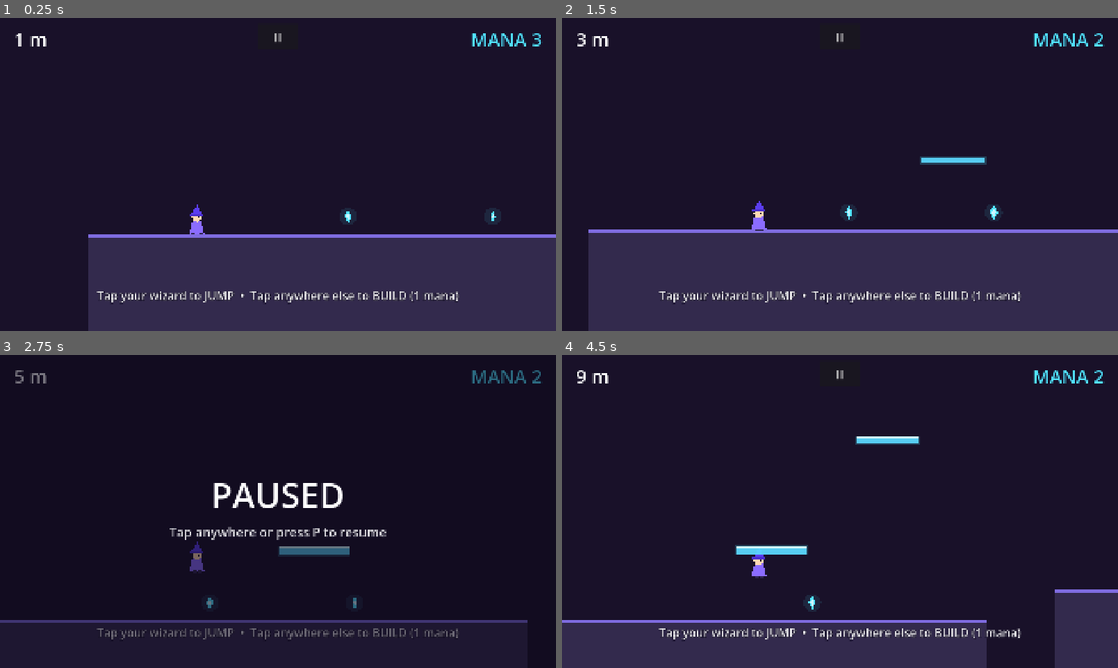
Above: before the commit, frames 1-4 (two rows, left to right).
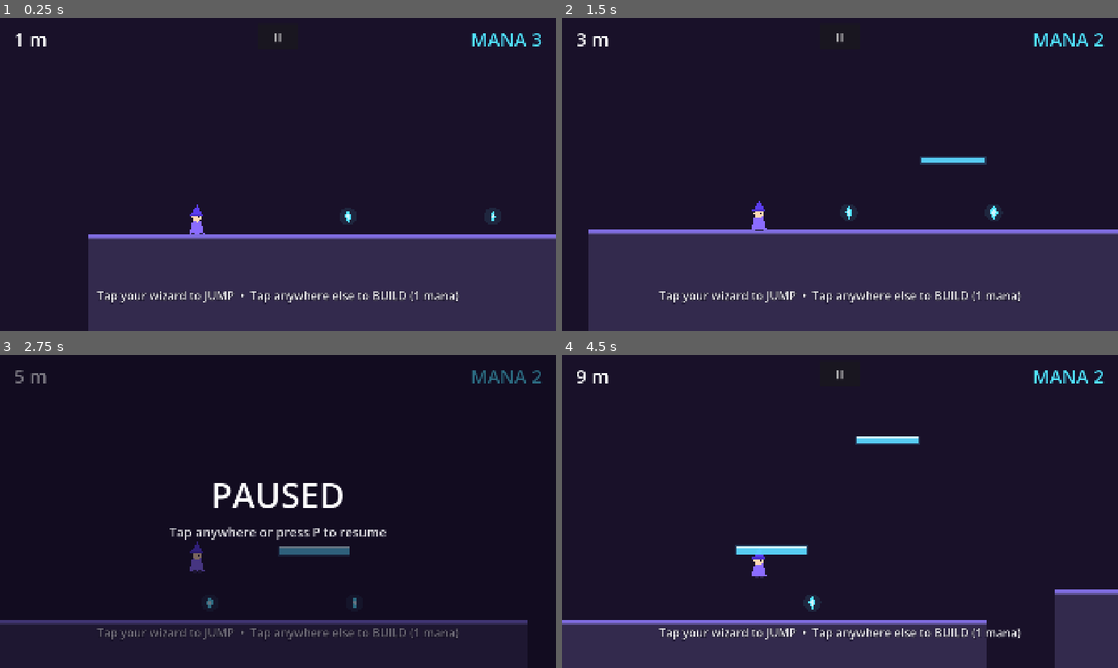
Above: after the commit, the same moments.

Repository: Larper/spellbros_mobile
Game: Godot game, scene res://scenes/main.tscn
Same seed, same stepped clock (60 frames per second), same inputs: the game is played once before the commit and once after it.
Inputs (mouse positions are in pixels of both pictures, inside the frame that each line leads up to):
- Up to frame 1 (0.25 s): no input
- Up to frame 2 (1.5 s): click "II" at 0.5 s; tap Enter at 1.25 s; move the mouse to (962, 158) at 1.27 s; tap P at 1.35 s; click (962, 158) at 1.42 s
- Up to frame 3 (2.75 s): tap Space at 1.52 s; click "II" at 2 s
- Up to frame 4 (4.5 s): tap Enter at 2.75, 4.25 s; move the mouse to (728, 527) at 2.77 s; tap R at 2.85 s; click (728, 527) at 2.92 s; tap Space at 3.02 s; click "II" at 3.5 s; move the mouse to (895, 442) at 4.27 s; tap P at 4.35 s; click (895, 442) at 4.42 s

The runs differ from the first frame. In frame 1, 0.4% of the frame differs, in the area x 15-100%, y 70-71%; in frame 2, 0.4%; in frame 3, 0.6%, in the area x 0-95%, y 85-87%; in frame 4, 0.6%.

Commit message:
Evolving color schemes: seven palettes cycling every 100 m
New GameTheme manager: an ordered list of seven color-theory-grounded
palettes (Twilight Indigo, Forest Dusk, Ember Dusk, Abyssal Teal,
Aurora Night, Rose Dawn, Moonlit Ash), each ~100 m long, cycling
endlessly. Every palette keeps the same value structure -- darkest
background, dark ground mass, bright walkable-edge line, and maximum-
contrast crystals/enemies on well-separated hues -- so gaps, pickups
and threats stay instantly readable in every mood. Transitions blend
in place over 1.6 s (smoothstep, no per-frame allocations); ground
chunks redraw only while colors are moving via a call_group poke.
Each palette also maps to a music mood variant + pitch shade, emitted
through theme_changed and crossfaded by GameAudio. HUD mana readout
and warning flash follow the crystal/enemy colors.

Co-Authored-By: Claude Fable 5 <noreply@anthropic.com>

Diff:
--- a/scripts/built_platform.gd
+++ b/scripts/built_platform.gd
@@ -41,10 +41,13 @@
 
 
 func _draw() -> void:
+	var th := GameTheme.active
 	var s := SIZE * visual_scale
-	# soft glow
-	draw_rect(Rect2(-s * 0.5 - Vector2(5, 5), s + Vector2(10, 10)), Color(0.32, 0.9, 1.0, 0.22))
+	# soft magic aura in the theme's second accent
+	draw_rect(Rect2(-s * 0.5 - Vector2(5, 5), s + Vector2(10, 10)),
+			Color(th.color(GameTheme.C_ACCENT2), 0.22))
 	# body
-	draw_rect(Rect2(-s * 0.5, s), Color(0.36, 0.85, 1.0, 0.92))
+	draw_rect(Rect2(-s * 0.5, s), Color(th.color(GameTheme.C_PLATFORM), 0.92))
 	# bright top edge
-	draw_rect(Rect2(-s.x * 0.5, -s.y * 0.5, s.x, 5.0 * visual_scale), Color(0.85, 1.0, 1.0, 0.95))
+	draw_rect(Rect2(-s.x * 0.5, -s.y * 0.5, s.x, 5.0 * visual_scale),
+			Color(th.color(GameTheme.C_PLATFORM_EDGE), 0.95))
--- /dev/null
+++ b/scripts/game_theme.gd
@@ -0,0 +1,251 @@
+class_name GameTheme
+extends Node
+
+## Distance-driven color scheme manager. Every METERS_PER_THEME meters the
+## world advances to the next palette in an endless cycle; colors blend
+## smoothly over TRANSITION_TIME so there is never a hard pop.
+##
+## Shared value structure across EVERY palette (readability contract):
+##   - background is always the darkest thing on screen (V ~= 0.08-0.12)
+##   - ground fill sits just above it (V ~= 0.15-0.25), same hue family as
+##     the background so terrain silhouettes (and therefore GAPS) read as
+##     one dark mass against the even-darker sky
+##   - ground edge is a bright hue-mate (V ~= 0.75+) tracing every walkable
+##     surface, so landing spots are legible at speed
+##   - crystals and enemies are the most saturated, brightest marks in the
+##     scene, on hues far apart from each other AND from the ground edge,
+##     so "collect me" vs "avoid me" never needs a second glance
+##   - the wizard's violet robe + skin-tone head are deliberately NOT themed:
+##     a constant, bright identity color that pops on every dark background
+##
+## Drawing scripts read colors each frame via GameTheme.active.color(i).
+## No per-frame allocations: colors are blended in place inside
+## pre-allocated PackedColorArrays.
+
+signal theme_changed(index: int, music_variant: int, music_pitch: float)
+
+enum {
+	C_BG,             # clear color / sky
+	C_GROUND,         # ground slab fill
+	C_GROUND_EDGE,    # bright walkable-surface top line
+	C_CRYSTAL,        # mana crystal body (also HUD mana color)
+	C_CRYSTAL_CORE,   # inner sparkle of the crystal
+	C_ENEMY,          # spike blob body
+	C_ENEMY_SPIKE,    # spike blob spikes (darker shade of body)
+	C_PLATFORM,       # built light-bridge body
+	C_PLATFORM_EDGE,  # bright top line of the light-bridge
+	C_ACCENT,         # secondary ground strata line (depth cue)
+	C_ACCENT2,        # magic aura: built-platform glow
+	C_COUNT,
+}
+
+const METERS_PER_THEME := 100.0
+const TRANSITION_TIME := 1.6  # seconds of smooth blend on theme change
+
+static var active: GameTheme
+
+var palettes: Array[PackedColorArray] = []
+var palette_names := PackedStringArray()
+var palette_music := PackedInt32Array()    # music variant index per palette
+var palette_pitch := PackedFloat32Array()  # music pitch_scale per palette
+
+var current_index := 0
+var blend := 1.0     # 0..1 progress of the current transition (1 = settled)
+var dirty := false   # true on frames where colors were rewritten
+
+var _from := PackedColorArray()  # snapshot of colors when a transition began
+var _cols := PackedColorArray()  # live blended colors
+
+
+func _init() -> void:
+	_build_palettes()
+	_cols = palettes[0].duplicate()
+	_from = palettes[0].duplicate()
+	active = self
+
+
+func color(i: int) -> Color:
+	return _cols[i]
+
+
+## Called by Main each physics frame with the current run distance.
+func advance(distance_m: float, delta: float) -> void:
+	dirty = false
+	var target := int(distance_m / METERS_PER_THEME) % palettes.size()
+	if target != current_index:
+		for i in range(C_COUNT):
+			_from[i] = _cols[i]
+		current_index = target
+		blend = 0.0
+		theme_changed.emit(target, palette_music[target], palette_pitch[target])
+	if blend < 1.0:
+		blend = minf(blend + delta / TRANSITION_TIME, 1.0)
+		var t := blend * blend * (3.0 - 2.0 * blend)  # smoothstep ease
+		var to := palettes[current_index]
+		for i in range(C_COUNT):
+			_cols[i] = _from[i].lerp(to[i], t)
+		dirty = true
+		RenderingServer.set_default_clear_color(_cols[C_BG])
+		# Ground chunks only redraw while colors are actually moving;
+		# everything else already queue_redraws every frame.
+		get_tree().call_group("theme_redraw", "queue_redraw")
+
+
+func _add_palette(pal_name: String, music_variant: int, music_pitch: float,
+		cols: Array) -> void:
+	var p := PackedColorArray()
+	p.resize(C_COUNT)
+	for i in range(C_COUNT):
+		p[i] = cols[i]
+	palettes.append(p)
+	palette_names.append(pal_name)
+	palette_music.append(music_variant)
+	palette_pitch.append(music_pitch)
+
+
+## The seven moods, each ~100 m long; a full lap of the cycle is 700 m
+## (nicely past the 470 m void phase, so long runs see every mood).
+func _build_palettes() -> void:
+	# 0 TWILIGHT INDIGO -- analogous indigo->violet base with a cyan
+	# complement. This is the game's original look, kept as the anchor:
+	# violet ground family recedes, cyan crystals sit almost opposite
+	# violet on the wheel so pickups burn through, and the pink enemy is
+	# a warm counterpoint to both. Music: the original wistful A-minor
+	# arpeggio.
+	_add_palette("Twilight Indigo", 0, 1.0, [
+		Color("191129"),  # bg: near-black indigo
+		Color("332a4d"),  # ground: muted violet
+		Color("7f6ce0"),  # edge: luminous periwinkle
+		Color("52e5ff"),  # crystal: electric cyan (complement of violet)
+		Color("ccf6ff"),  # crystal core: icy white-cyan
+		Color("ff5577"),  # enemy: hot pink-red (warm vs the cool field)
+		Color("d63d68"),  # enemy spikes: deeper crimson-pink
+		Color("5cd9ff"),  # platform: conjured cyan light
+		Color("d9fbff"),  # platform edge: near-white cyan
+		Color("9d8cff"),  # accent: soft violet strata
+		Color("52c8ff"),  # accent2: cyan aura
+	])
+
+	# 1 FOREST DUSK -- split-complementary on green: an analogous
+	# green/teal terrain family, with the crystal jumping to warm gold
+	# (yellow sits far from green while feeling like fireflies in a
+	# forest) and the enemy to red-orange, green's direct complement --
+	# the classic "poison berry in foliage" danger read. Saturation on
+	# the big ground areas is kept low so the two warm accents own all
+	# the attention. Music: E-dorian, the "brighter minor" -- calm and
+	# woodsy, on a soft sine arp at a slower 100 bpm.
+	_add_palette("Forest Dusk", 1, 1.0, [
+		Color("0d1a14"),  # bg: black-green
+		Color("22382a"),  # ground: mossy pine
+		Color("6fd08c"),  # edge: fresh leaf green
+		Color("ffd45e"),  # crystal: firefly gold
+		Color("fff0bd"),  # crystal core: pale candlelight
+		Color("ff6b52"),  # enemy: red-orange (complement of green)
+		Color("d94a35"),  # enemy spikes: brick red
+		Color("a8f0c0"),  # platform: pale mint light
+		Color("eafff2"),  # platform edge: white-mint
+		Color("4fa06a"),  # accent: deep leaf strata
+		Color("8ce8a8"),  # accent2: soft green aura
+	])
+
+	# 2 EMBER DUSK -- split-complementary on orange: a warm analogous
+	# sweep (maroon bg -> ember ground -> orange edge) answered by
+	# orange's two split complements: teal crystals (cool water against
+	# fire = maximum pickup pop) and a magenta-violet enemy that reads
+	# alien and hostile amid the warmth. Music: D minor with a raised
+	# leading tone (i-VI-iv-V), a touch faster -- smoldering tension.
+	_add_palette("Ember Dusk", 2, 1.0, [
+		Color("1f0c10"),  # bg: charred maroon
+		Color("452028"),  # ground: dark ember clay
+		Color("ff9350"),  # edge: glowing ember orange
+		Color("3fe8cf"),  # crystal: cool teal (split complement)
+		Color("c9fff4"),  # crystal core: pale seafoam
+		Color("e14dff"),  # enemy: magenta-violet (other split complement)
+		Color("b02fd6"),  # enemy spikes: deep orchid
+		Color("ffc178"),  # platform: warm amber light
+		Color("ffefd6"),  # platform edge: cream
+		Color("c2543a"),  # accent: rust strata
+		Color("ff9e5c"),  # accent2: ember aura
+	])
+
+	# 3 ABYSSAL TEAL -- monochromatic teal with warm complements: the
+	# whole world is one deep-sea hue in four values (a proven scheme for
+	# calm cohesion), which lets the two warm intruders carry all
+	# contrast -- golden crystals (near-complement of teal, like
+	# treasure light) and a coral enemy. Music: the dorian loop pitched
+	# down ~6% -- same calm, but darker and heavier, like pressure at
+	# depth.
+	_add_palette("Abyssal Teal", 1, 0.94, [
+		Color("041518"),  # bg: lightless deep water
+		Color("0e3238"),  # ground: dark teal rock
+		Color("2fd7c0"),  # edge: bioluminescent teal
+		Color("ffd166"),  # crystal: sunken gold
+		Color("ffedbd"),  # crystal core: pale gold
+		Color("ff6b8a"),  # enemy: warm coral
+		Color("e04a6a"),  # enemy spikes: deep coral
+		Color("8ef2ff"),  # platform: pale aqua light
+		Color("e8fdff"),  # platform edge: white-aqua
+		Color("1c6a72"),  # accent: mid-teal strata
+		Color("46e0e8"),  # accent2: aqua aura
+	])
+
+	# 4 AURORA NIGHT -- complementary green/magenta over a near-neutral
+	# night blue: the base is desaturated enough to host BOTH poles of a
+	# complementary pair without clashing -- aurora green owns the
+	# terrain edges, magenta owns the enemies, and icy cyan crystals
+	# bridge the two. Highest-drama palette in the cycle. Music: the
+	# original minor loop pitched up ~6% -- familiar melody, thinner
+	# and shimmering, like cold clear air.
+	_add_palette("Aurora Night", 0, 1.06, [
+		Color("0a0d1d"),  # bg: polar night blue
+		Color("1c2340"),  # ground: slate blue
+		Color("72f5a8"),  # edge: aurora green
+		Color("5ce1ff"),  # crystal: ice cyan
+		Color("d8f8ff"),  # crystal core: white ice
+		Color("ff4fd0"),  # enemy: aurora magenta (complement of green)
+		Color("d32ba8"),  # enemy spikes: deep magenta
+		Color("b8ffd9"),  # platform: pale aurora light
+		Color("effff6"),  # platform edge: white-green
+		Color("5b6bb0"),  # accent: blue strata
+		Color("7ef7b8"),  # accent2: green aura
+	])
+
+	# 5 ROSE DAWN -- analogous plum->rose->peach warmth, with mint
+	# crystals at rose's complement and a violet enemy pulled from just
+	# beyond the analogous range (split-complementary structure again,
+	# rotated). Feels like first light after the aurora's cold peak.
+	# Music: the one major-key loop in the cycle (C-G-Am-F on a dreamy
+	# sine arp) -- the emotional sunrise of the soundtrack.
+	_add_palette("Rose Dawn", 3, 1.0, [
+		Color("1f0f1e"),  # bg: pre-dawn plum
+		Color("43203a"),  # ground: dark rosewood
+		Color("ff8fa3"),  # edge: dawn rose
+		Color("7bf5cf"),  # crystal: dewdrop mint (complement of rose)
+		Color("e2fff4"),  # crystal core: white mint
+		Color("8f5bff"),  # enemy: vivid violet (cool outlier on warm field)
+		Color("6a3ae0"),  # enemy spikes: deep indigo-violet
+		Color("ffc9d9"),  # platform: pale rose light
+		Color("fff0f5"),  # platform edge: white-rose
+		Color("b0526e"),  # accent: dusty rose strata
+		Color("ff9e7d"),  # accent2: peach aura
+	])
+
+	# 6 MOONLIT ASH -- near-achromatic slate + twin vivid accents: the
+	# terrain is drained to cool grays (a monochrome value study), so
+	# amber crystals and a crimson enemy are the ONLY saturated marks on
+	# screen -- the strongest figure/ground separation in the cycle, a
+	# palate cleanser before looping back to Twilight Indigo. Music: the
+	# tense minor loop pitched down ~6% -- hushed and grave.
+	_add_palette("Moonlit Ash", 2, 0.94, [
+		Color("121218"),  # bg: moonless slate
+		Color("2b2b36"),  # ground: ash gray
+		Color("aab3c8"),  # edge: moonlit silver
+		Color("ffc44d"),  # crystal: lantern amber
+		Color("ffeec2"),  # crystal core: warm white
+		Color("ff3d5e"),  # enemy: blood crimson
+		Color("d1264a"),  # enemy spikes: dark crimson
+		Color("cfe3ff"),  # platform: cold moonlight
+		Color("f2f8ff"),  # platform edge: white
+		Color("565c70"),  # accent: graphite strata
+		Color("b8cdf0"),  # accent2: silver aura
+	])
--- a/scripts/ground_chunk.gd
+++ b/scripts/ground_chunk.gd
@@ -20,6 +20,15 @@
 	add_child(cs)
 
 
+func _ready() -> void:
+	# Chunks draw once and stay static; during palette transitions the
+	# theme manager pokes this group so the new colors actually show.
+	add_to_group("theme_redraw")
+
+
 func _draw() -> void:
-	draw_rect(Rect2(0, 0, width, THICK), Color("332a4d"))
-	draw_rect(Rect2(0, 0, width, 12), Color("7f6ce0"))
+	var th := GameTheme.active
+	draw_rect(Rect2(0, 0, width, THICK), th.color(GameTheme.C_GROUND))
+	# bright walkable-edge line, plus a fainter accent stratum for depth
+	draw_rect(Rect2(0, 0, width, 12), th.color(GameTheme.C_GROUND_EDGE))
+	draw_rect(Rect2(0, 12, width, 5), Color(th.color(GameTheme.C_ACCENT), 0.4))
--- a/scripts/hud.gd
+++ b/scripts/hud.gd
@@ -168,6 +168,14 @@
 	return l
 
 
+## Called by Main while the palette is blending: mana readouts follow the
+## crystal color, the warning flash follows the enemy color.
+func apply_theme(crystal: Color, alert: Color) -> void:
+	coin_label.add_theme_color_override("font_color", crystal)
+	best_label.add_theme_color_override("font_color", crystal)
+	no_mana_label.add_theme_color_override("font_color", alert.lightened(0.15))
+
+
 func update_score(m: int) -> void:
 	score_label.text = str(m) + " m"
 
--- a/scripts/main.gd
+++ b/scripts/main.gd
@@ -18,6 +18,7 @@
 var spawner: TerrainSpawner
 var hud: Hud
 var audio: GameAudio
+var theme: GameTheme
 
 var coins := START_COINS
 var distance_m := 0.0
@@ -30,11 +31,15 @@
 
 func _ready() -> void:
 	add_to_group("main")
-	RenderingServer.set_default_clear_color(Color("191129"))
 
 	audio = GameAudio.new()
 	add_child(audio)
 	audio.start_music()
+
+	theme = GameTheme.new()
+	add_child(theme)
+	theme.theme_changed.connect(_on_theme_changed)
+	RenderingServer.set_default_clear_color(theme.color(GameTheme.C_BG))
 
 	spawner = TerrainSpawner.new()
 	spawner.main = self
@@ -65,6 +70,10 @@
 		distance_m = maxf(distance_m, (player.global_position.x - start_x) / 100.0)
 		player.run_speed = run_speed_for(distance_m)
 		hud.update_score(int(distance_m))
+		theme.advance(distance_m, delta)
+		if theme.dirty:
+			hud.apply_theme(theme.color(GameTheme.C_CRYSTAL),
+					theme.color(GameTheme.C_ENEMY))
 		if player.global_position.y > cam.global_position.y + 820.0:
 			player.die()
 
@@ -86,6 +95,10 @@
 		cam.offset = Vector2(randf_range(-shake, shake), randf_range(-shake, shake))
 	else:
 		cam.offset = Vector2.ZERO
+
+
+func _on_theme_changed(_index: int, music_variant: int, music_pitch: float) -> void:
+	audio.set_music_variant(music_variant, music_pitch)
 
 
 func run_speed_for(d: float) -> float:
--- a/scripts/mana_crystal.gd
+++ b/scripts/mana_crystal.gd
@@ -45,12 +45,14 @@
 
 
 func _draw() -> void:
-	# spin illusion: width oscillates
+	# spin illusion: width oscillates; colors follow the active theme
+	var th := GameTheme.active
+	var body := th.color(GameTheme.C_CRYSTAL)
 	var hw := 16.0 * (0.35 + 0.65 * absf(sin(t * 3.0)))
-	draw_circle(Vector2.ZERO, 30.0, Color(0.32, 0.9, 1.0, 0.10))
+	draw_circle(Vector2.ZERO, 30.0, Color(body, 0.10))
 	draw_colored_polygon(PackedVector2Array([
 		Vector2(0, -24), Vector2(hw, 0), Vector2(0, 24), Vector2(-hw, 0),
-	]), Color("52e5ff"))
+	]), body)
 	draw_colored_polygon(PackedVector2Array([
 		Vector2(0, -12), Vector2(hw * 0.5, 0), Vector2(0, 12), Vector2(-hw * 0.5, 0),
-	]), Color("ccf6ff"))
+	]), th.color(GameTheme.C_CRYSTAL_CORE))
--- a/scripts/spike_blob.gd
+++ b/scripts/spike_blob.gd
@@ -68,6 +68,7 @@
 
 
 func _draw() -> void:
+	var th := GameTheme.active
 	var squish := 1.0 + sin(t * 6.0) * 0.06
 	draw_set_transform(Vector2.ZERO, 0.0, Vector2(2.0 - squish, squish))
 	# spikes across the top
@@ -75,9 +76,9 @@
 		var sx := -24.0 + 12.0 * float(i)
 		draw_colored_polygon(PackedVector2Array([
 			Vector2(sx - 6, -16), Vector2(sx + 6, -16), Vector2(sx, -40),
-		]), Color("d63d68"))
+		]), th.color(GameTheme.C_ENEMY_SPIKE))
 	# body
-	draw_circle(Vector2.ZERO, 30.0, Color("ff5577"))
+	draw_circle(Vector2.ZERO, 30.0, th.color(GameTheme.C_ENEMY))
 	# eyes track walk direction
 	draw_circle(Vector2(-9, -4), 6.0, Color.WHITE)
 	draw_circle(Vector2(9, -4), 6.0, Color.WHITE)
Not shown, added: scripts/game_theme.gd.uid
